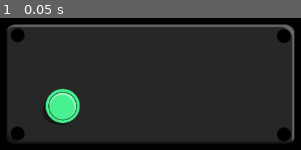
Above: before the commit, frame 1.
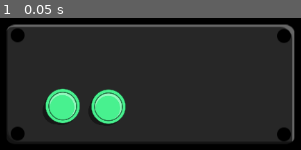
Above: after the commit, the same moment.

Repository: BlazingNeutron/nothingcangowrong
Game: Godot game, scene res://scenes/Game.tscn
The game is run twice, just before and just after one commit, with the same random seed, the same clock (stepped at 60 frames per second) and the same inputs.
Inputs:
- Up to frame 1 (0.05 s): no input

The runs differ from the first frame. In frame 1, 2.4% of the frame differs, in the area x 30-42%, y 53-81%.

Commit message:
More indicators

Diff:
--- a/scenes/indicators/indicator.tscn
+++ /dev/null
@@ -1,24 +0,0 @@
-[gd_scene load_steps=5 format=3 uid="uid://c48p75mcm25jp"]
-
-[ext_resource type="Script" path="res://scripts/radial-indicator.gd" id="1_su7hn"]
-[ext_resource type="Texture2D" uid="uid://ceg0qx1qgbcb0" path="res://assets/images/rg-radial-indicator.png" id="2_2bs1r"]
-[ext_resource type="Texture2D" uid="uid://cchqaegl2esho" path="res://assets/images/radial-indicator-mask.png" id="2_4mf5u"]
-[ext_resource type="Texture2D" uid="uid://cfbluitthtnc3" path="res://assets/images/radial-indicator-frame.png" id="3_oddyn"]
-
-[node name="Indicator" type="Node2D"]
-script = ExtResource("1_su7hn")
-
-[node name="ValueMask" type="Sprite2D" parent="."]
-clip_children = 1
-texture = ExtResource("2_4mf5u")
-region_rect = Rect2(0, 0, 250, 125)
-
-[node name="ValueSprite" type="Sprite2D" parent="ValueMask"]
-position = Vector2(0, 64)
-rotation = 1.64934
-texture = ExtResource("2_2bs1r")
-flip_v = true
-region_rect = Rect2(0, 0, 250, 125)
-
-[node name="FrameSprite" type="Sprite2D" parent="."]
-texture = ExtResource("3_oddyn")
--- /dev/null
+++ b/scenes/indicators/radial-indicator.tscn
@@ -0,0 +1,24 @@
+[gd_scene load_steps=5 format=3 uid="uid://c48p75mcm25jp"]
+
+[ext_resource type="Script" path="res://scripts/indicators/radial-indicator.gd" id="1_tm44i"]
+[ext_resource type="Texture2D" uid="uid://cchqaegl2esho" path="res://assets/images/radial-indicator-mask.png" id="2_vuftt"]
+[ext_resource type="Texture2D" uid="uid://ceg0qx1qgbcb0" path="res://assets/images/rg-radial-indicator.png" id="3_7ypyw"]
+[ext_resource type="Texture2D" uid="uid://cfbluitthtnc3" path="res://assets/images/radial-indicator-frame.png" id="4_rcvod"]
+
+[node name="RadialIndicator" type="Node2D"]
+script = ExtResource("1_tm44i")
+
+[node name="ValueMask" type="Sprite2D" parent="."]
+clip_children = 1
+texture = ExtResource("2_vuftt")
+region_rect = Rect2(0, 0, 250, 125)
+
+[node name="ValueSprite" type="Sprite2D" parent="ValueMask"]
+position = Vector2(0, 64)
+rotation = 1.64934
+texture = ExtResource("3_7ypyw")
+flip_v = true
+region_rect = Rect2(0, 0, 250, 125)
+
+[node name="FrameSprite" type="Sprite2D" parent="."]
+texture = ExtResource("4_rcvod")
--- a/scenes/indicators/simple-indicator.tscn
+++ b/scenes/indicators/simple-indicator.tscn
@@ -1,12 +1,12 @@
 [gd_scene load_steps=5 format=3 uid="uid://cf6k2g6gsqydf"]
 
-[ext_resource type="Script" path="res://scripts/simple_indicator.gd" id="1_7yfdm"]
+[ext_resource type="Script" path="res://scripts/indicators/simple_indicator.gd" id="1_qbywq"]
 [ext_resource type="Texture2D" uid="uid://cnhy7xutjftt" path="res://assets/images/redgreen-indicator-mask.png" id="2_6qb1d"]
 [ext_resource type="Texture2D" uid="uid://cm0uqpg1oiwyc" path="res://assets/images/redgreen-indicator.png" id="2_dp4gy"]
 [ext_resource type="Texture2D" uid="uid://02mrbej0ad6x" path="res://assets/images/rg-indicator-frame.png" id="3_vg5nc"]
 
-[node name="Indicator" type="Node2D"]
-script = ExtResource("1_7yfdm")
+[node name="SimpleIndicator" type="Node2D"]
+script = ExtResource("1_qbywq")
 
 [node name="ValueMask" type="Sprite2D" parent="."]
 clip_children = 1
--- a/scenes/panels/energy-controls-panel.tscn
+++ b/scenes/panels/energy-controls-panel.tscn
@@ -12,7 +12,7 @@
 offset_right = 40.0
 offset_bottom = 40.0
 
-[node name="TextureButton" type="TextureButton" parent="Control" index="0"]
+[node name="SensorAdder" type="TextureButton" parent="Control" index="0"]
 layout_mode = 0
 offset_left = -160.0
 offset_top = -2.0
@@ -22,4 +22,15 @@
 texture_normal = ExtResource("2_myli5")
 texture_pressed = ExtResource("3_843yk")
 
-[connection signal="pressed" from="Control/TextureButton" to="." method="_on_texture_button_pressed"]
+[node name="WeaponAdder" type="TextureButton" parent="Control" index="1"]
+layout_mode = 0
+offset_left = -94.0
+offset_top = -1.0
+offset_right = 162.0
+offset_bottom = 255.0
+scale = Vector2(0.25, 0.25)
+texture_normal = ExtResource("2_myli5")
+texture_pressed = ExtResource("3_843yk")
+
+[connection signal="pressed" from="Control/SensorAdder" to="." method="_on_texture_button_pressed"]
+[connection signal="pressed" from="Control/WeaponAdder" to="." method="_on_weapon_adder_pressed"]
--- a/scenes/panels/energy-indicators.tscn
+++ b/scenes/panels/energy-indicators.tscn
@@ -1,8 +1,12 @@
-[gd_scene load_steps=4 format=3 uid="uid://cvmn7yvt8fqdw"]
+[gd_scene load_steps=8 format=3 uid="uid://cvmn7yvt8fqdw"]
 
 [ext_resource type="PackedScene" uid="uid://dmpkbdyoo1qvm" path="res://scenes/panels/Panel.tscn" id="1_egebv"]
-[ext_resource type="PackedScene" uid="uid://c48p75mcm25jp" path="res://scenes/indicators/indicator.tscn" id="2_ndcii"]
+[ext_resource type="PackedScene" uid="uid://c48p75mcm25jp" path="res://scenes/indicators/radial-indicator.tscn" id="2_ndcii"]
 [ext_resource type="PackedScene" uid="uid://cf6k2g6gsqydf" path="res://scenes/indicators/simple-indicator.tscn" id="3_uoitb"]
+[ext_resource type="Script" path="res://scripts/indicators/sensor_indicator.gd" id="4_h7grs"]
+[ext_resource type="Script" path="res://scripts/indicators/weapons_indicator.gd" id="5_8b4pg"]
+[ext_resource type="Script" path="res://scripts/indicators/shields_indicator.gd" id="6_u7gux"]
+[ext_resource type="Script" path="res://scripts/indicators/engines_indicator.gd" id="7_plf07"]
 
 [node name="Panel" instance=ExtResource("1_egebv")]
 
@@ -14,5 +18,21 @@
 scale = Vector2(0.5, 0.5)
 
 [node name="SensorIndicator" parent="." index="2" instance=ExtResource("3_uoitb")]
-position = Vector2(-121, 55)
-scale = Vector2(0.6, 0.6)
+position = Vector2(-131, 67)
+scale = Vector2(0.4, 0.4)
+script = ExtResource("4_h7grs")
+
+[node name="WeaponsIndicator" parent="." index="3" instance=ExtResource("3_uoitb")]
+position = Vector2(-59, 66)
+scale = Vector2(0.4, 0.4)
+script = ExtResource("5_8b4pg")
+
+[node name="ShieldsIndicator" parent="." index="4" instance=ExtResource("3_uoitb")]
+position = Vector2(13, 65)
+scale = Vector2(0.4, 0.4)
+script = ExtResource("6_u7gux")
+
+[node name="SimpleIndicator" parent="." index="5" instance=ExtResource("3_uoitb")]
+position = Vector2(85, 65)
+scale = Vector2(0.4, 0.4)
+script = ExtResource("7_plf07")
--- /dev/null
+++ b/scripts/indicators/engines_indicator.gd
@@ -0,0 +1,10 @@
+extends "res://scripts/indicators/simple_indicator.gd"
+
+func _ready() -> void:
+	Ship.engines_energy_changed.connect(_on_engines_energy_changed)
+
+func _read_value() -> int:
+	return Ship.engines_energy
+
+func _on_engines_energy_changed() -> void:
+	_on_change(Ship.engines_energy)
--- /dev/null
+++ b/scripts/indicators/sensor_indicator.gd
@@ -0,0 +1,10 @@
+extends "res://scripts/indicators/simple_indicator.gd"
+
+func _ready() -> void:
+	Ship.sensors_energy_changed.connect(_on_sensor_energy_changed)
+
+func _read_value() -> int:
+	return Ship.sensors_energy
+
+func _on_sensor_energy_changed() -> void:
+	_on_change(Ship.sensors_energy)
--- /dev/null
+++ b/scripts/indicators/shields_indicator.gd
@@ -0,0 +1,10 @@
+extends "res://scripts/indicators/simple_indicator.gd"
+
+func _ready() -> void:
+	Ship.shields_energy_changed.connect(_on_shields_energy_changed)
+
+func _read_value() -> int:
+	return Ship.shields_energy
+
+func _on_shields_energy_changed() -> void:
+	_on_change(Ship.shields_energy)
--- /dev/null
+++ b/scripts/indicators/simple_indicator.gd
@@ -0,0 +1,12 @@
+extends Node2D
+
+@onready var value_sprite: Sprite2D = $ValueMask/ValueSprite
+
+func _ready() -> void:
+	_on_change(_read_value())
+
+func _read_value() -> int:
+	return 0
+
+func _on_change(value) -> void:
+	value_sprite.position.y = -2 * value
--- /dev/null
+++ b/scripts/indicators/weapons_indicator.gd
@@ -0,0 +1,10 @@
+extends "res://scripts/indicators/simple_indicator.gd"
+
+func _ready() -> void:
+	Ship.weapons_energy_changed.connect(_on_weapons_energy_changed)
+
+func _read_value() -> int:
+	return Ship.weapons_energy
+
+func _on_weapons_energy_changed() -> void:
+	_on_change(Ship.weapons_energy)
--- a/scripts/panel.gd
+++ b/scripts/panel.gd
@@ -4,6 +4,9 @@
 #const MEDIUM = [190, 297]
 #const LARGE = [496, 496]
 
-
 func _on_texture_button_pressed() -> void:
 	Ship.sensors_energy += 10
+
+
+func _on_weapon_adder_pressed() -> void:
+	Ship.weapons_energy += 10
--- a/scripts/ship.gd
+++ b/scripts/ship.gd
@@ -1,22 +1,39 @@
 extends Node
 
 signal core_energy_changed
-signal weapon_energy_changed
+signal weapons_energy_changed
 signal shields_energy_changed
 signal engines_energy_changed
 signal sensors_energy_changed
 signal lifesupport_energy_changed
 
-var core_energy : int = 95 :
+var core_energy : int = 100 :
 	get:
 		return core_energy
 	set(value):
 		core_energy = clamp(value, 0, 100)
 		emit_signal("core_energy_changed")
-
-var weapons_energy = 0
-var shields_energy = 0
-var engines_energy = 0
+var weapons_energy : int = 0 :
+	get:
+		return weapons_energy
+	set(value):
+		weapons_energy = clamp(value, 0, 100)
+		emit_signal("weapons_energy_changed")
+		recalc_core()
+var shields_energy : int = 0 :
+	get:
+		return shields_energy
+	set(value):
+		shields_energy = clamp(value, 0, 100)
+		emit_signal("shields_energy_changed")
+		recalc_core()
+var engines_energy : int = 0 :
+	get:
+		return engines_energy
+	set(value):
+		engines_energy = clamp(value, 0, 100)
+		emit_signal("engines_energy_changed")
+		recalc_core()
 var sensors_energy : int = 0 :
 	get:
 		return sensors_energy
@@ -25,12 +42,22 @@
 		emit_signal("sensors_energy_changed")
 		recalc_core()
 
-var life_support_energy = 0
+var life_support_energy : int = 0 :
+	get:
+		return life_support_energy
+	set(value):
+		life_support_energy = clamp(value, 0, 100)
+		emit_signal("life_support_energy_changed")
+		recalc_core()
 
 func _ready() -> void:
 	emit_signal("sensors_energy_changed")
 	emit_signal("core_energy_changed")
+	emit_signal("weapons_energy_changed")
+	emit_signal("shields_energy_changed")
+	emit_signal("engines_energy_changed")
+	emit_signal("life_support_energy_changed")
 	recalc_core()
 
 func recalc_core() -> void:
-	core_energy = 100 - sensors_energy
+	core_energy = 100 - sensors_energy - weapons_energy - shields_energy - engines_energy - life_support_energy
Renamed: scripts/radial-indicator.gd -> scripts/indicators/radial-indicator.gd
Renamed: scripts/simple_indicator.gd -> scripts/indicators/sensors_indicator.gd
